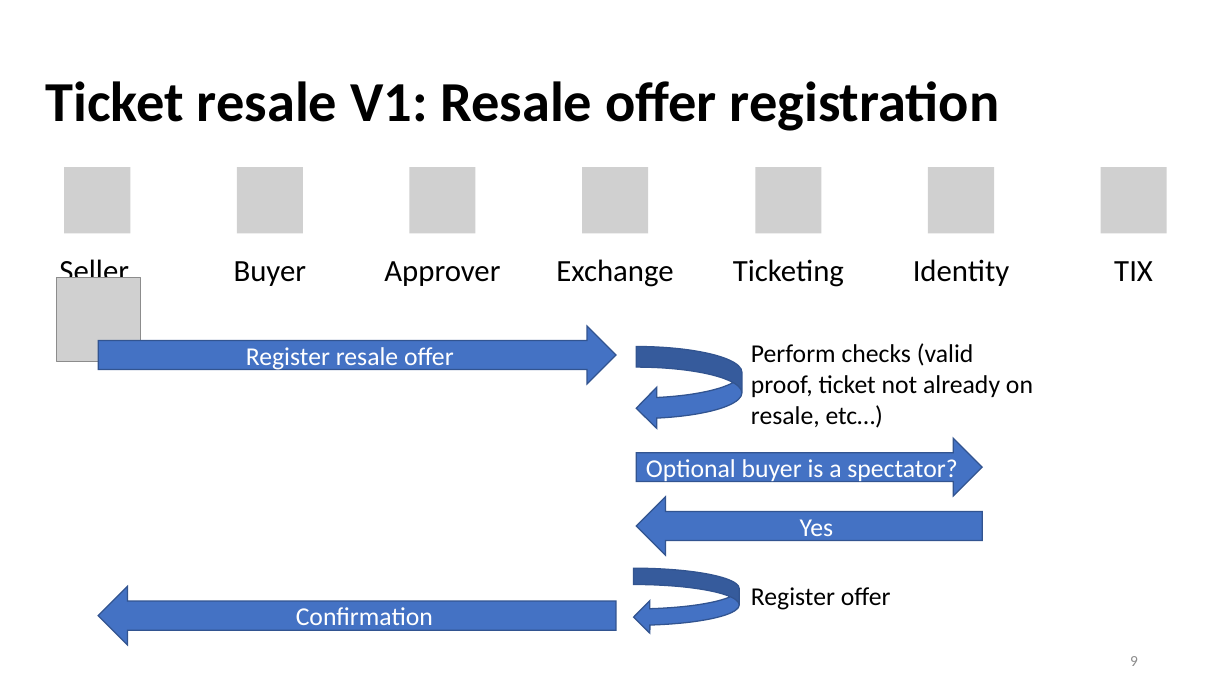
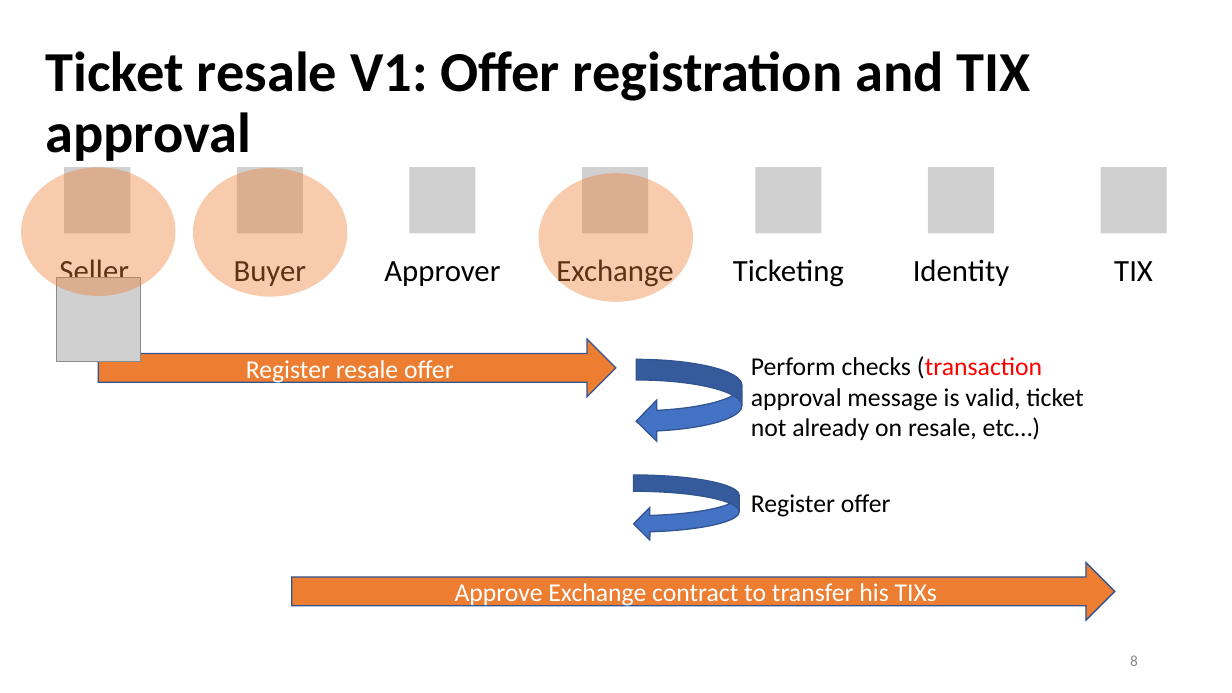
Before and after one commit to yanngabb/marketplace, a slide deck: slide 8 of rapport/Master_Thesis_Presentation_Yann_Gabbud.pptx (slide 9 before the commit). Drawn at 1232x693 pixels with LibreOffice and Linux fonts; fonts in the diff are those of the drawing; grey boxes stand for pictures. Boxes give left, top, right and bottom in pixels: in the first picture for what was removed or moved away, otherwise in the second. Text is boxed around its words. In the diff, an @@ line names an element or a change of style, - is before the commit and + after.

```diff
--- a/rapport/Master_Thesis_Presentation_Yann_Gabbud.pptx
+++ b/rapport/Master_Thesis_Presentation_Yann_Gabbud.pptx
@@ text at (46,51,1030,161): text changed @@
-Ticket resale V1: Resale offer registration
+Ticket resale V1: Offer registration and TIX approval
@@ ellipse added at (21,167,176,296), fill #ED7D31 at 40% opacity @@
@@ ellipse added at (193,168,348,297), fill #ED7D31 at 40% opacity @@
@@ ellipse added at (539,173,693,301), fill #ED7D31 at 40% opacity @@
@@ right arrow "Register resale offer": place and size @@
-right arrow "Register resale offer" at (98,326,616,384)
+right arrow "Register resale offer" at (98,339,616,396)
@@ right arrow "Register resale offer" at (98,339,616,396): fill #4472C4 to #ED7D31 @@
@@ text at (751,356,1083,440): text changed @@
-Perform checks (valid proof, ticket not already on resale, etc…)
+Perform checks (transaction approval message is valid, ticket not already on resale, etc…)
@@ curved left arrow: place and size @@
-curved left arrow at (637,347,742,429)
+curved left arrow at (637,360,742,442)
@@ right arrow removed at (637,438,982,495) @@
-Optional buyer is a spectator?
@@ curved left arrow: place and size @@
-curved left arrow at (634,568,739,634)
+curved left arrow at (634,475,739,541)
@@ left arrow removed at (637,497,982,555) @@
-Yes
@@ text "Register offer": place and size @@
-text "Register offer" at (751,587,891,610)
+text "Register offer" at (751,494,891,517)
@@ right arrow added at (292,563,1116,620), fill #ED7D31, outline #325491 1 pt, 20 pt, text #FFFFFF @@
+Approve Exchange contract to transfer his TIXs
@@ left arrow removed at (98,587,616,645) @@
-Confirmation
@@ page number at (1130,655,1138,666): text changed @@
-9
+8
```
Also in this commit, not shown: 12 other slides changed, 7 slides added, 2 slides removed.
